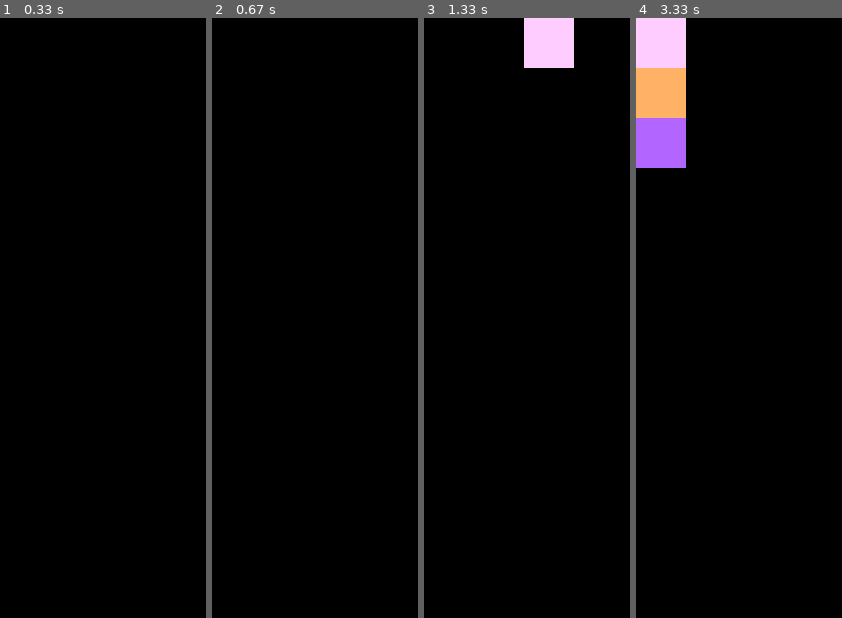
Above: before the commit, frames 1-4 (left to right).
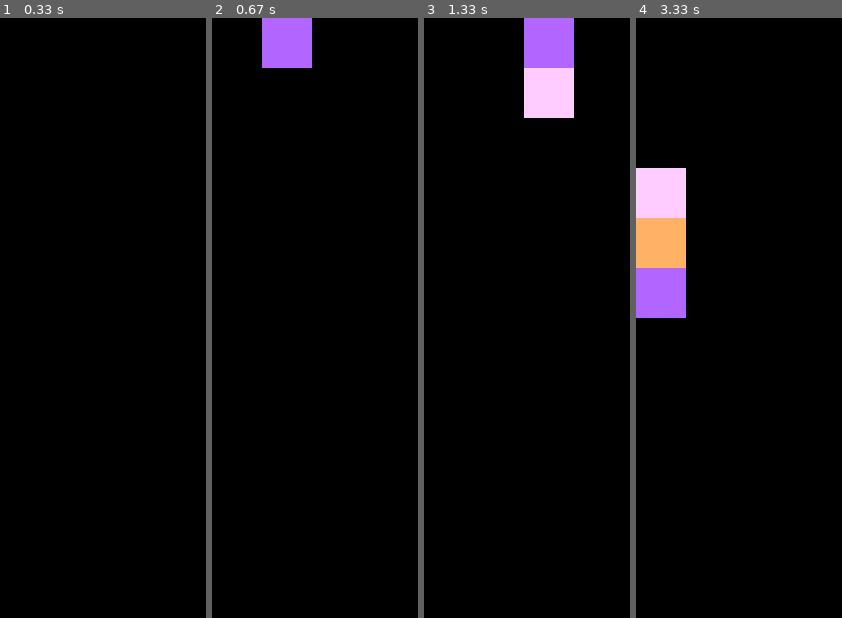
Above: after the commit, the same moments.

Repository: tommyli3318/Columns-2
Game: pygame game, started from main.py
The game is run twice, just before and just after one commit, with the same random seed, the same clock (stepped at 60 frames per second) and the same inputs.
Inputs:
- Up to frame 1 (0.33 s): no input
- Up to frame 2 (0.67 s): hold Right from 0.33 s (still down)
- Up to frame 3 (1.33 s): release Right at 0.8 s; hold Right 0.83-1.3 s; tap Space at 0.9, 1.2 s
- Up to frame 4 (3.33 s): hold Left 1.33-1.87 s; tap Space at 1.4, 1.7, 1.97, 2.27, 2.4, 2.7, 3.07 s; hold Left 1.9-2.3 s; hold Right 2.33-2.97 s; hold Left from 3 s (still down)

Frame 1 is identical in both runs. In frame 2, 2.0% of the frame differs, in the area x 24-49%, y 0-9%; in frame 3, 4.0%; in frame 4, 12%, in the area x 0-25%, y 0-50%.

Commit message:
updated main

Diff:
--- a/gamelogic.py
+++ b/gamelogic.py
@@ -20,7 +20,7 @@
 		self.createFaller()
 		#adds USEREVENT for making the faller drop every second
 		self.dropTime = pygame.USEREVENT + 1
-		pygame.time.set_timer(self.dropTime, 1000)
+		pygame.time.set_timer(self.dropTime, 500)
 		#makes a dictionary of "roofs" that will keep track of when a faller should freeze
 		#keys should match x values, possible x values: 0, 50, 100, 150, 200, 250
 		#values are the y values ("roofs") of each x value
--- a/main.py
+++ b/main.py
@@ -10,4 +10,5 @@
 	pygame.display.set_caption('Columns')
 	gl = Columns(settings,screen)
 	gl.rungame()
+
 run_game()
